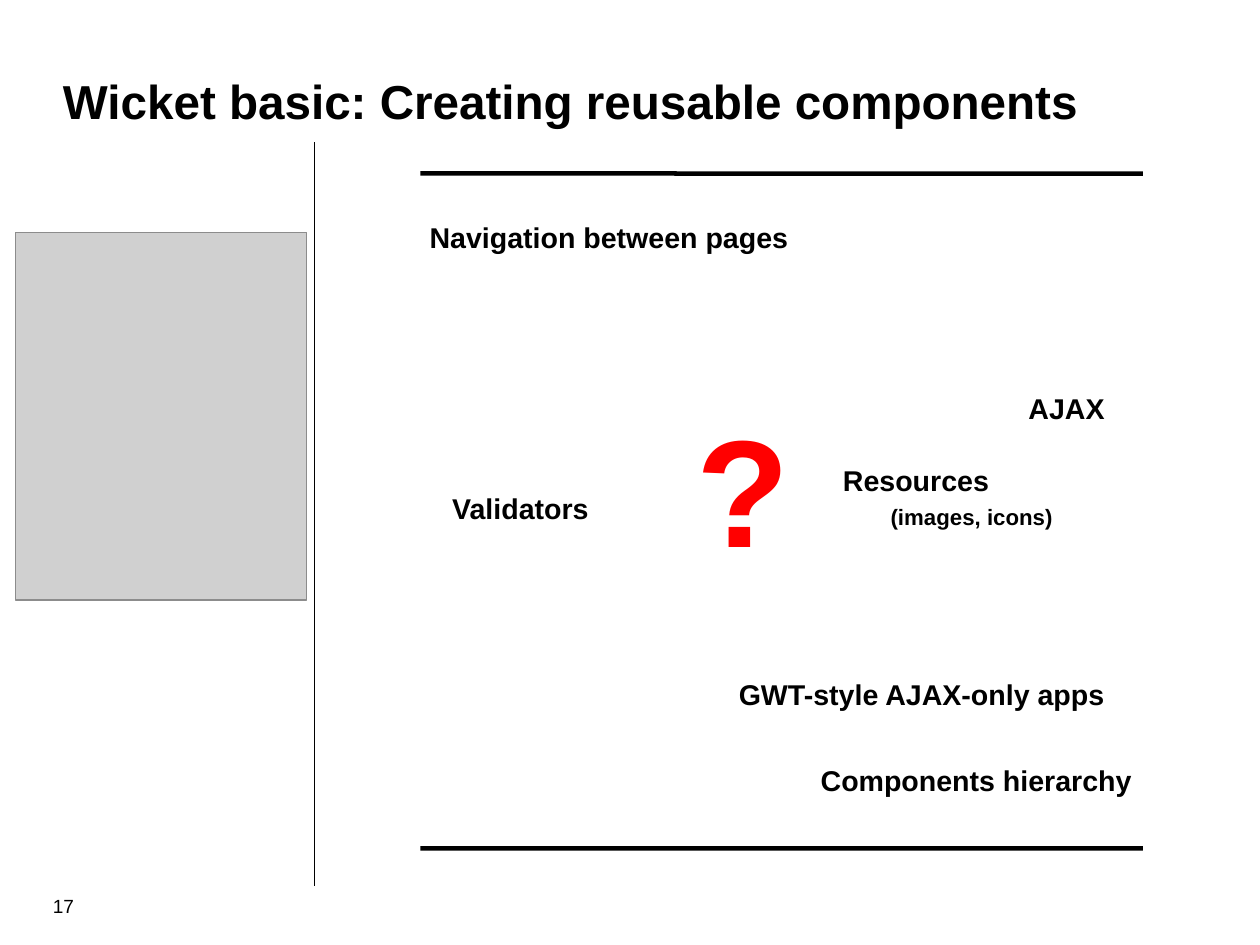
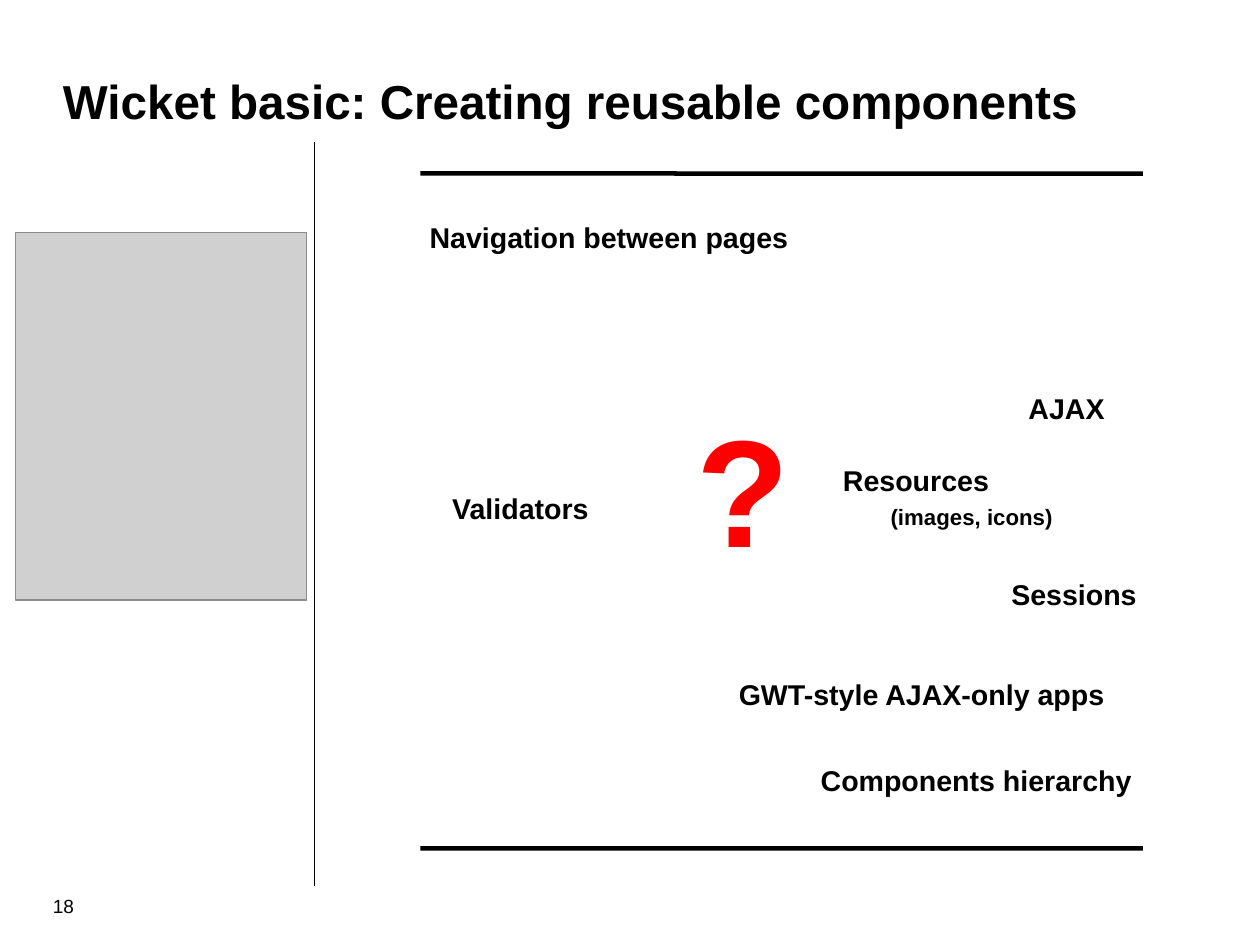
Before and after one commit to OndraZizka/WicketAS7-presentation, a slide deck: slide 18 of Wicket+AS7_presentation.odp (slide 17 before the commit). Drawn at 1260x945 pixels with LibreOffice and Linux fonts; fonts in the diff are those of the drawing; grey boxes stand for pictures; background and template pictures are left out. Boxes give left, top, right and bottom in pixels: in the first picture for what was removed or moved away, otherwise in the second. Text is boxed around its words. In the diff, an @@ line names an element or a change of style, - is before the commit and + after.

```diff
--- a/Wicket+AS7_presentation.odp
+++ b/Wicket+AS7_presentation.odp
@@ text added at [1011, 584, 1136, 606], 18 pt, text #000000, bold @@
+Sessions
@@ page number at [53, 899, 74, 914]: text changed @@
-17
+18
```
Also in this commit, not shown: 8 other slides changed, 1 slide added, 2 other files.
